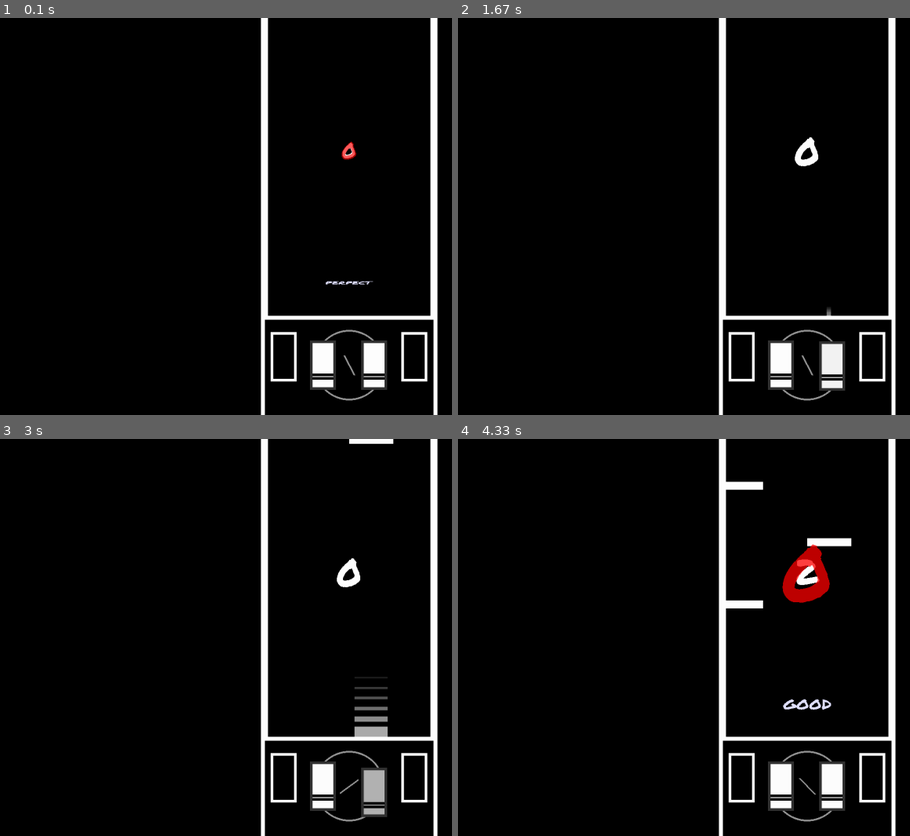
Above: before the commit, frames 1-4 (two rows, left to right).
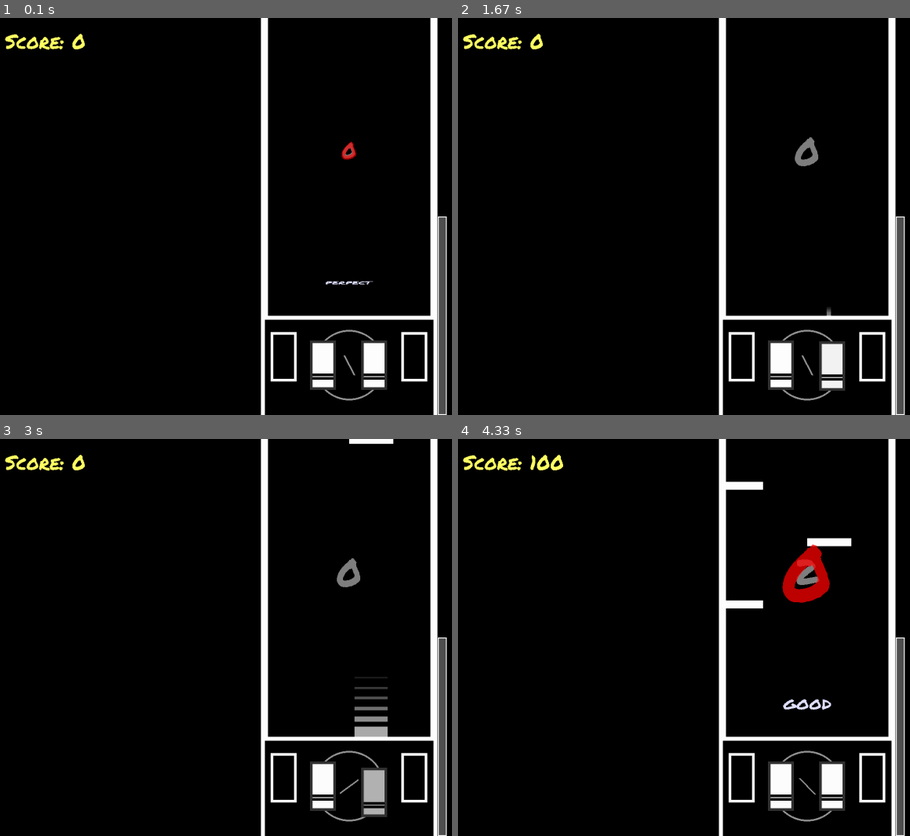
Above: after the commit, the same moments.

Repository: sunghyeonk1m/pygame
Game: pygame game, started from pygame.re/import pratitc.py
The game is run twice, just before and just after one commit, with the same random seed, the same clock (stepped at 60 frames per second) and the same inputs.
Inputs:
- Up to frame 1 (0.1 s): no input
- Up to frame 2 (1.67 s): tap J at 0.33, 0.73, 1.03, 1.23, 1.57 s; tap D at 1.32 s
- Up to frame 3 (3 s): tap J at 1.87, 2.07, 2.37, 2.63, 2.97 s; tap F at 2.15 s; tap D at 2.72 s
- Up to frame 4 (4.33 s): tap J at 3.27, 3.4, 3.8, 4.1 s; tap F at 3.48 s; tap D at 3.88 s

The runs differ from the first frame. In frame 1, 1.5% of the frame differs, in the area x 1-99%, y 3-100%; in frame 2, 1.6%; in frame 3, 1.6%; in frame 4, 1.7%.

Commit message:
Add files via upload

Diff:
--- a/pygame.re/import pratitc.py
+++ b/pygame.re/import pratitc.py
@@ -79,12 +79,16 @@
 miss_anim = 0
 last_combo = 0
 
+score = 0
+
+max_combo = 80
+
 combo_time = Time + 1
 
 rate_data = [0, 0, 0, 0]
 
 def rating(n):
-    global combo, miss_anim, last_combo, combo_effect, combo_effect2, combo_time, rate
+    global combo, miss_anim, last_combo, combo_effect, combo_effect2, combo_time, rate, score
     if abs((h/12) * 9 - rate_data[n - 1] < 950 * speed * (h / 900) and (h / 12) * 9 - rate_data[n - 1] >= 200 * speed * (h / 900)):
         last_combo = combo
         miss_anim = 1
@@ -93,6 +97,7 @@
         combo_time = Time + 1
         combo_effect2 = 1.3
         rate = "WORST"
+        score += 0
     if abs((h/12) * 9 - rate_data[n - 1]) < 200 * speed * (h / 900) and abs((h / 12) * 9 - rate_data[n - 1]) >= 100 * speed * (h / 900):
         last_combo = combo
         miss_anim = 1
@@ -101,24 +106,28 @@
         combo_time = Time + 1
         combo_effect2 = 1.3
         rate = "BAD"
+        score += 20
     if abs((h/12) * 9 - rate_data[n - 1]) < 100 * speed * (h / 900) and abs((h / 12) * 9 - rate_data[n - 1]) >= 50 * speed * (h / 900):
         combo += 1
         combo_effect = 0.2
         combo_time = Time + 1
         combo_effect2 = 1.3
         rate = "GOOD"
+        score += 50
     if abs((h/12) * 9 - rate_data[n - 1]) < 50 * speed * (h / 900) and abs((h / 12) * 9 - rate_data[n - 1]) >= 15 * speed * (h / 900):
         combo += 1
         combo_effect = 0.2
         combo_time = Time + 1
         combo_effect2 = 1.3
         rate = "GREAT"
+        score += 70
     if abs((h/12) * 9 - rate_data[n - 1]) < 15 * speed * (h / 900) and abs((h / 12) * 9 - rate_data[n - 1]) >= 0 * speed * (h / 900):
         combo += 1
         combo_effect = 0.2
         combo_time = Time + 1
         combo_effect2 = 1.3
         rate = "PERFECT"
+        score += 100
 
 
 
@@ -147,9 +156,10 @@
         fps = clock.get_fps()
 
         ingame_font_combo = pygame.font.Font(os.path.join(Fpath, "PermanentMarker-Regular.ttf"), int((w / 38) * combo_effect2))
-        combo_text = ingame_font_combo.render(str(combo), False, (255, 255, 255))
-
-        rate_text = ingame_font_rate.render(str(rate), False, (225, 225, 255))
+        combo_text = ingame_font_combo.render(str(combo), False, (255, 255, 255,))
+        combo_text.set_alpha(128)
+
+        rate_text = ingame_font_rate.render(str(rate), False, (225, 225, 255,128))
         rate_text = pygame.transform.scale(rate_text, (int(w / 110 * len(rate) * combo_effect2), int((w / 58 * combo_effect * combo_effect2))))
 
         ingame_font_miss = pygame.font.Font(os.path.join(Fpath, "PermanentMarker-Regular.ttf"), int((w / 38 * miss_anim)))
@@ -306,10 +316,22 @@
         pygame.draw.rect(screen, (255 - 100 * keys[1], 255 - 100 * keys[1], 255 - 100 * keys[1]), (w / 2 - w / 18, (h / 48) * 39 + (h / 48) * keys[1], w / 27, h / 8))
         pygame.draw.rect(screen, (0,0, 0), (w / 2 - w / 18, (h / 48) * 43 + (h / 48) * (keys[1] * 1.2), w / 27, h / 64), int(h / 150))
         pygame.draw.rect(screen, (50,50, 50), (w / 2 - w / 18, (h / 48) * 39 + (h / 48) * keys[1], w / 27, h / 8), int(h / 150))
-      # 키 디자인
+       # 키 디자인
         pygame.draw.rect(screen, (255 - 100 * keys[2], 255 - 100 * keys[2], 255 - 100 * keys[2]), (w / 2 + w / 58, (h / 48) * 39 + (h / 48) * keys[2], w / 27, h / 8))
         pygame.draw.rect(screen, (0,0, 0), (w / 2 + w / 58, (h / 48) * 43 + (h / 48) * (keys[2] * 1.2), w / 27, h / 64), int(h / 150))
         pygame.draw.rect(screen, (50,50, 50), (w / 2 + w / 58, (h / 48) * 39 + (h / 48) * keys[2], w / 27, h / 8), int(h / 150))
+       # 게이지 바 디자인
+        gauge_x = w / 2.418 + w / 5 + 20
+        gauge_y = (h / 6) * 3
+        gauge_height = (h / 12) * 6
+        gauge_width = 20
+
+        pygame.draw.rect(screen, (80, 80, 80), (gauge_x, gauge_y, gauge_width, gauge_height))
+
+        filled_height = gauge_height * min(combo / max_combo, 1.0)
+        pygame.draw.rect(screen, (100, 255, 100), (gauge_x, gauge_y + gauge_height - filled_height, gauge_width, filled_height))
+
+        pygame.draw.rect(screen, (255, 255, 255), (gauge_x, gauge_y, gauge_width, gauge_height), 2)
         # miss 판정정
         miss_text.set_alpha(255 - (255 / 4) * miss_anim)
 
@@ -318,6 +340,11 @@
         screen.blit(rate_text, (w / 2 - rate_text.get_width() / 2, (h / 12) * 8 - rate_text.get_height() / 2))
         screen.blit(miss_text, (w / 2 - miss_text.get_width() / 2, (h / 12) * 4 - miss_text.get_height() / 2))
 
+        #점수 폰트 띄우기
+        score_font = pygame.font.Font(os.path.join(Fpath, "PermanentMarker-Regular.ttf"), int (w / 35))
+        score_text = score_font.render(f"Score: {score}", False, (255, 255, 100))
+        screen.blit(score_text, (20,20))
+
         # 화면 업데이트
         pygame.display.flip()
 
